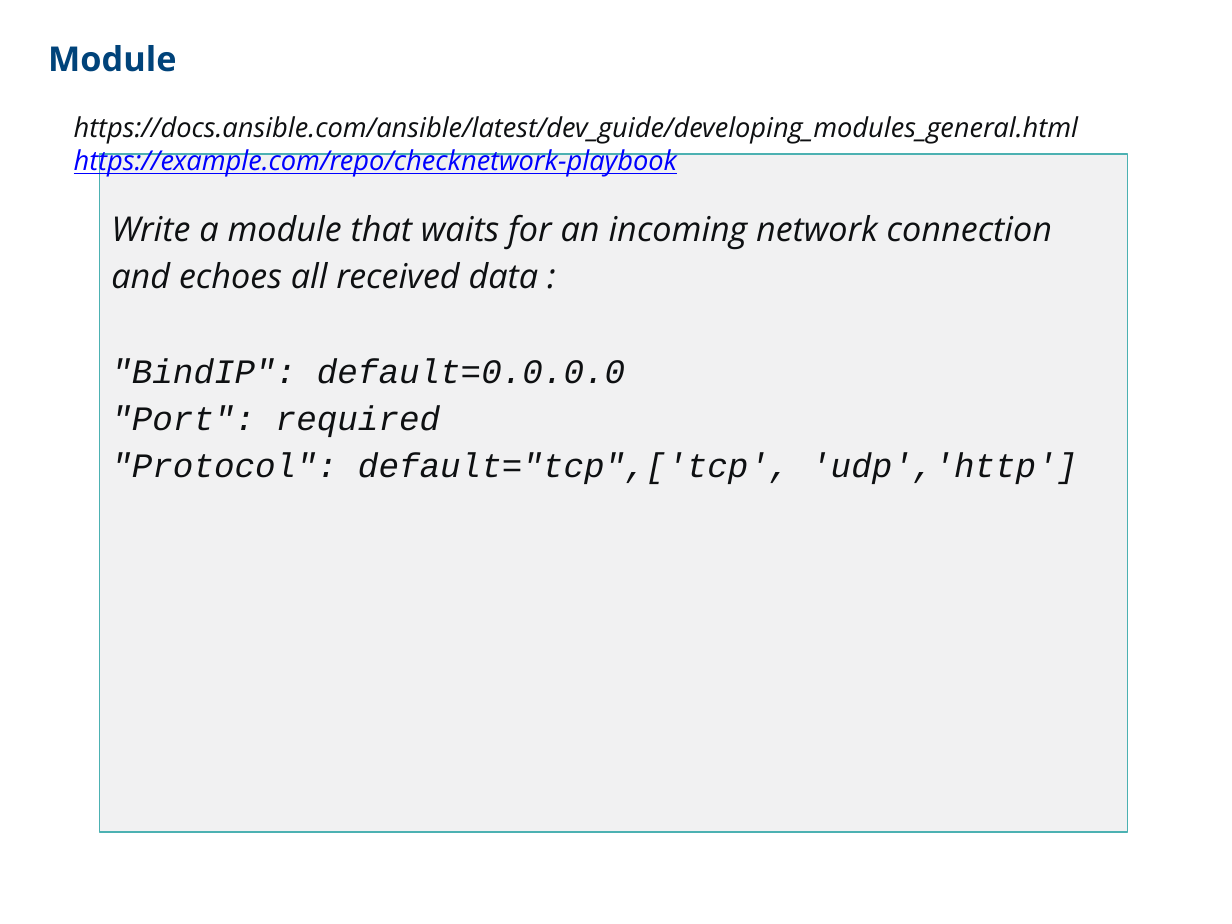
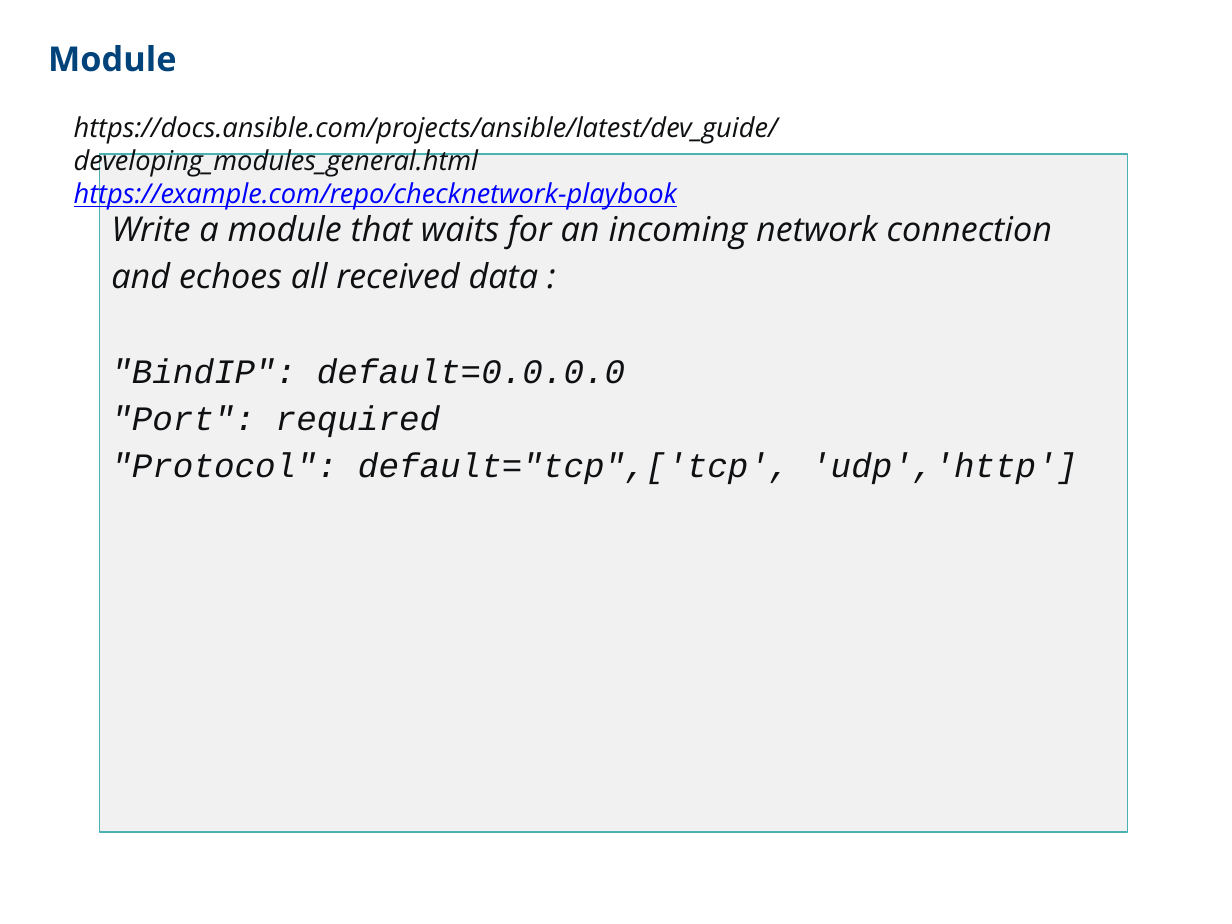
Before and after one commit to CCoupel/ansible-training, a slide deck: slide 174 of Ansible Training.pptx. Drawn at 1232x924 pixels with LibreOffice and Linux fonts; fonts in the diff are those of the drawing. Boxes give left, top, right and bottom in pixels: in the first picture for what was removed or moved away, otherwise in the second. Text is boxed around its words. In the diff, an @@ line names an element or a change of style, - is before the commit and + after.

```diff
--- a/Ansible Training.pptx
+++ b/Ansible Training.pptx
@@ text at (x1=74, y1=116, x2=778, y2=177): text changed @@
-https://docs.ansible.com/ansible/latest/dev_guide/developing_modules_general.html
+https://docs.ansible.com/projects/ansible/latest/dev_guide/developing_modules_general.html
```
Also in this commit, not shown: 3 other slides changed.
